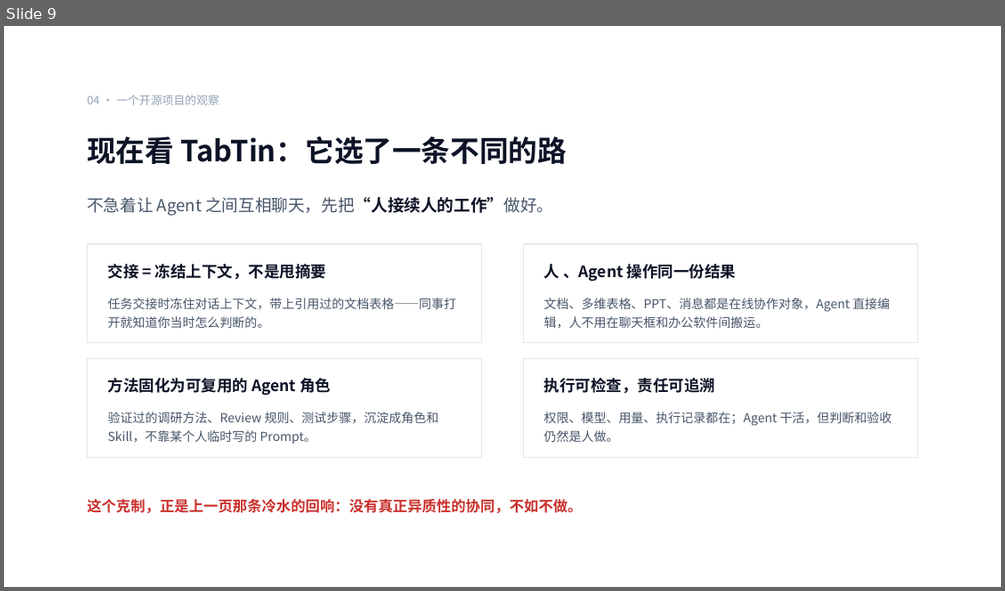
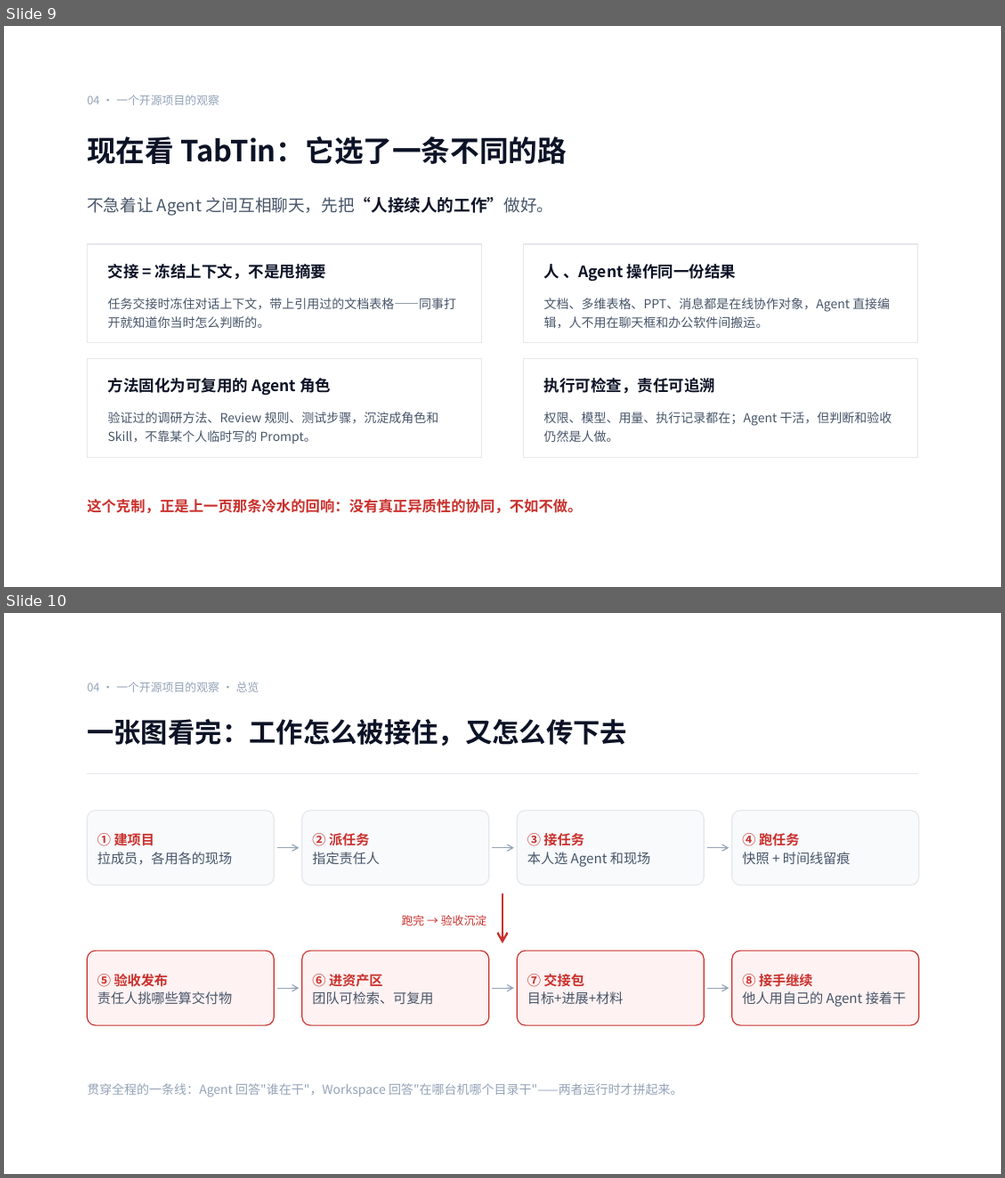
Before and after one commit to ChrysanWithCat/TabTin, a slide deck: 多智能体协同技术分享/从一个人爽到一群人接住：TabTin 与 AI 协作难题.pptx. Shown one above the other, each under a label of ours: slide 9 before the commit, slides 9 and 10 after it. The pictures are 1005x591 and 1005x1178 pixels, drawn with LibreOffice and Linux fonts; fonts in the diff are those of the drawing. Boxes give left, top, right and bottom in pixels: in the first picture for what was removed or moved away, otherwise in the second. Text is boxed around its words. In the diff, an @@ line names an element or a change of style, - is before the commit and + after.

```diff
--- a/多智能体协同技术分享/从一个人爽到一群人接住：TabTin 与 AI 协作难题.pptx
+++ b/多智能体协同技术分享/从一个人爽到一群人接住：TabTin 与 AI 协作难题.pptx
@@ slide 10 added at <box>4,613,1001,1174</box>, background #FFFFFF @@
@@ text added at <box>87,682,259,692</box>, 11 pt, text #94A3B8 @@
+04 · 一个开源项目的观察 · 总览
@@ text added at <box>87,719,627,746</box>, 26 pt, text #0D1326, bold @@
+一张图看完：工作怎么被接住，又怎么传下去
@@ line added from (87, 774) to (918, 774), #E5E7EB 1 pt @@
@@ rounded rectangle added at <box>87,811,274,885</box>, fill #F8FAFC, outline #E5E7EB 1 pt @@
@@ rounded rectangle added at <box>302,811,489,885</box>, fill #F8FAFC, outline #E5E7EB 1 pt @@
@@ rounded rectangle added at <box>517,811,704,885</box>, fill #F8FAFC, outline #E5E7EB 1 pt @@
@@ rounded rectangle added at <box>732,811,919,885</box>, fill #F8FAFC, outline #E5E7EB 1 pt @@
@@ text added at <box>97,833,232,865</box>, 13 pt, text #475569 @@
+① 建项目
+拉成员，各用各的现场
@@ arrow added from (277, 848) to (299, 848), #94A3B8 1 pt @@
@@ text added at <box>312,833,380,864</box>, 13 pt, text #475569 @@
+② 派任务
+指定责任人
@@ arrow added from (493, 848) to (514, 848), #94A3B8 1 pt @@
@@ text added at <box>527,833,650,867</box>, 13 pt, text #475569 @@
+③ 接任务
+本人选 Agent 和现场
@@ arrow added from (707, 848) to (728, 848), #94A3B8 1 pt @@
@@ text added at <box>742,833,850,864</box>, 13 pt, text #475569 @@
+④ 跑任务
+快照 + 时间线留痕
@@ arrow added from (502, 893) to (502, 943), #C9302C 2 pt @@
@@ text added at <box>402,915,486,925</box>, 11 pt, text #C9302C @@
+跑完 → 验收沉淀
@@ rounded rectangle added at <box>87,950,274,1025</box>, fill #FEF2F2, outline #C9302C 1 pt @@
@@ rounded rectangle added at <box>302,950,489,1025</box>, fill #FEF2F2, outline #C9302C 1 pt @@
@@ rounded rectangle added at <box>517,950,704,1025</box>, fill #FEF2F2, outline #C9302C 1 pt @@
@@ rounded rectangle added at <box>732,950,919,1025</box>, fill #FEF2F2, outline #C9302C 1 pt @@
@@ text added at <box>97,973,232,1005</box>, 13 pt, text #475569 @@
+⑤ 验收发布
+责任人挑哪些算交付物
@@ text added at <box>312,973,433,1004</box>, 13 pt, text #475569 @@
+⑥ 进资产区
+团队可检索、可复用
@@ text added at <box>527,973,623,1004</box>, 13 pt, text #475569 @@
+⑦ 交接包
+目标+进展+材料
@@ text added at <box>742,973,906,1006</box>, 13 pt, text #475569 @@
+⑧ 接手继续
+他人用自己的 Agent 接着干
@@ arrow added from (277, 988) to (299, 988), #94A3B8 1 pt @@
@@ arrow added from (493, 988) to (514, 988), #94A3B8 1 pt @@
@@ arrow added from (707, 988) to (728, 988), #94A3B8 1 pt @@
@@ text added at <box>87,1083,683,1097</box>, 12 pt, text #94A3B8 @@
+贯穿全程的一条线：Agent 回答"谁在干"，Workspace 回答"在哪台机哪个目录干"——两者运行时才拼起来。
```
Also in this commit, not shown: 3 slides changed, 15 other slides added, 6 other files.
